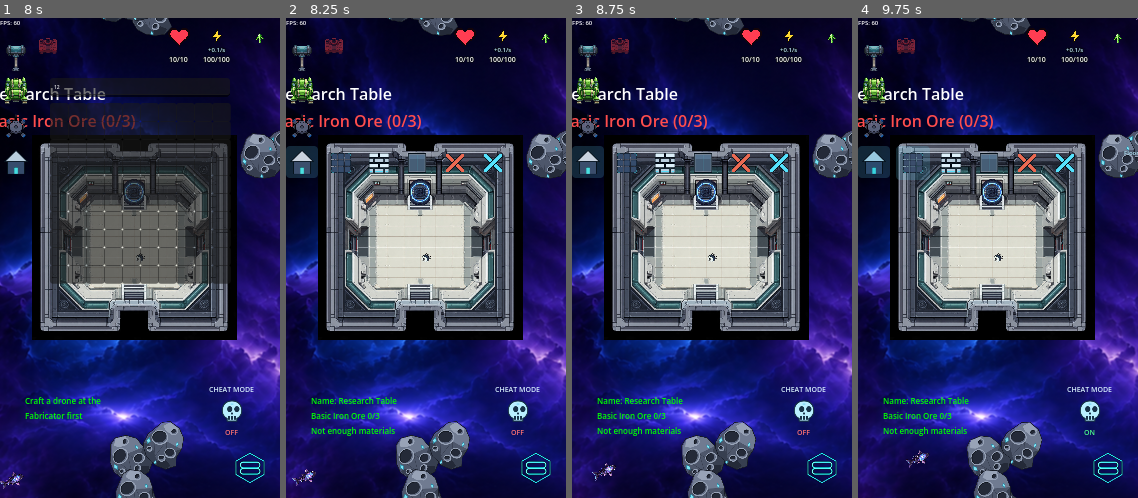
Above: before the commit, frames 1-4 (left to right).
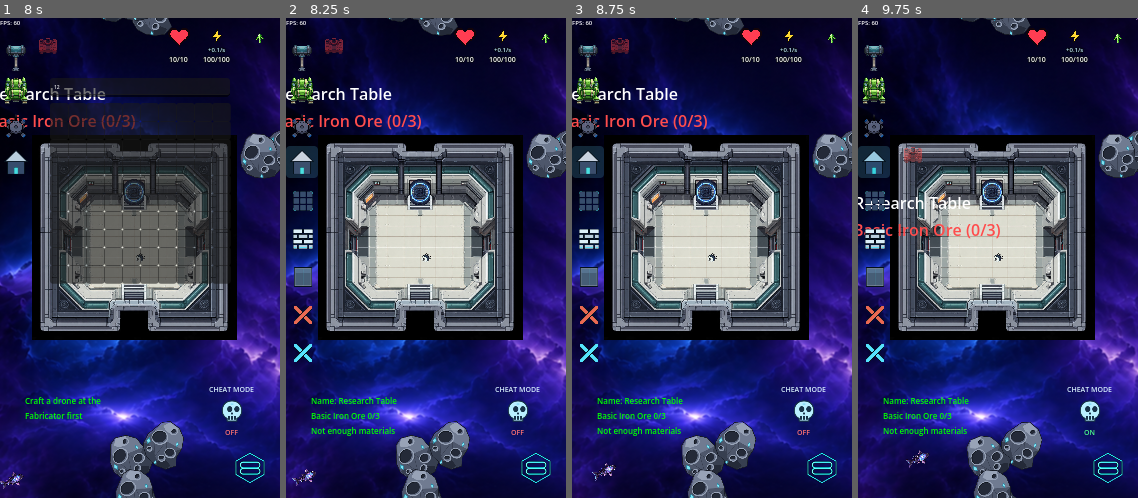
Above: after the commit, the same moments.

Repository: wildane/ShootingStar
Game: Godot game, scene res://scene/main_menu/main_menu.tscn
The game is run twice, just before and just after one commit, with the same random seed, the same clock (stepped at 60 frames per second) and the same inputs.
Inputs (mouse positions are in pixels of both pictures, inside the frame that each line leads up to):
- Up to frame 1 (8 s): click "New Game" at 0.5 s; click "New Game" at 1.25 s; tap Enter at 2 s; drag from (140, 186) to (198, 234) at 2.02 s; drag from (84, 282) to (140, 234) at 2.77 s; move the mouse to (168, 152) at 3.52 s; hold Right 3.53-4.25 s; tap Backspace at 3.6 s; click (16, 56) at 4.25 s; click (47, 56) at 5 s; click (16, 90) at 5.75 s; click (140, 85) at 6.52 s; type "12" at 6.6 s; click (16, 123) at 7.25 s
- Up to frame 2 (8.25 s): click (302, 162) at 8 s
- Up to frame 3 (8.75 s): no input
- Up to frame 4 (9.75 s): click (1090, 411) at 8.75 s; click (914, 162) at 9.52 s

Frame 1 is identical in both runs. In frame 2, 2.0% of the frame differs, in the area x 2-78%, y 28-72%; in frame 3, 2.0%; in frame 4, 4.5%, in the area x 0-100%, y 4-72%.

Commit message:
HUD bina: menu lajur menegak 1 kolum 5 baris ke bawah

Diff:
--- a/scene/level_3/build_system/BuildGrid.gd
+++ b/scene/level_3/build_system/BuildGrid.gd
@@ -142,7 +142,7 @@
 	bekas.add_child(_butang_rumah)
 
 	# Menu mengembang sebagai overlay supaya VBox tidak berubah saiz.
-	# Semua butang pilihan terhampar dalam satu baris mendatar ke kanan ikon rumah.
+	# Semua butang pilihan disusun dalam 1 lajur menegak ke bawah (5 baris).
 	_kumpulan = Control.new()
 	_kumpulan.name = "PilihanBina"
 	_kumpulan.mouse_filter = Control.MOUSE_FILTER_IGNORE
@@ -156,13 +156,13 @@
 	for i in range(ikon_jenis.size()):
 		var butang := _buat_butang(ikon_jenis[i], NAMA_JENIS[i], tema)
 		butang.toggle_mode = true
-		butang.position = Vector2(LANGKAH_BUTANG * float(i + 1), 0.0)
+		butang.position = Vector2(0.0, LANGKAH_BUTANG * float(i + 1))
 		butang.pressed.connect(_pilih.bind(i))
 		_kumpulan.add_child(butang)
 		_butang.append(butang)
 
 	var batal := _buat_butang(IKON_HUD_BATAL, "Cancel", tema)
-	batal.position = Vector2(LANGKAH_BUTANG * float(ikon_jenis.size() + 1), 0.0)
+	batal.position = Vector2(0.0, LANGKAH_BUTANG * float(ikon_jenis.size() + 1))
 	batal.pressed.connect(_batal)
 	_kumpulan.add_child(batal)
 
@@ -208,8 +208,7 @@
 	if _kumpulan != null:
 		_kumpulan.global_position = asas
 	if _label_status != null:
-		# Label di kanan menu melintang (5 pilihan + cancel = 6 langkah selepas rumah)
-		_label_status.global_position = asas + Vector2(LANGKAH_BUTANG * 7.0, 2.0)
+		_label_status.global_position = asas + Vector2(LANGKAH_BUTANG + SAIZ_BUTANG + 6.0, 2.0)
 
 # Buka / tutup menu. Menutup akan membatalkan mod bina (tutup mod home).
 func _tukar_buka() -> void:
